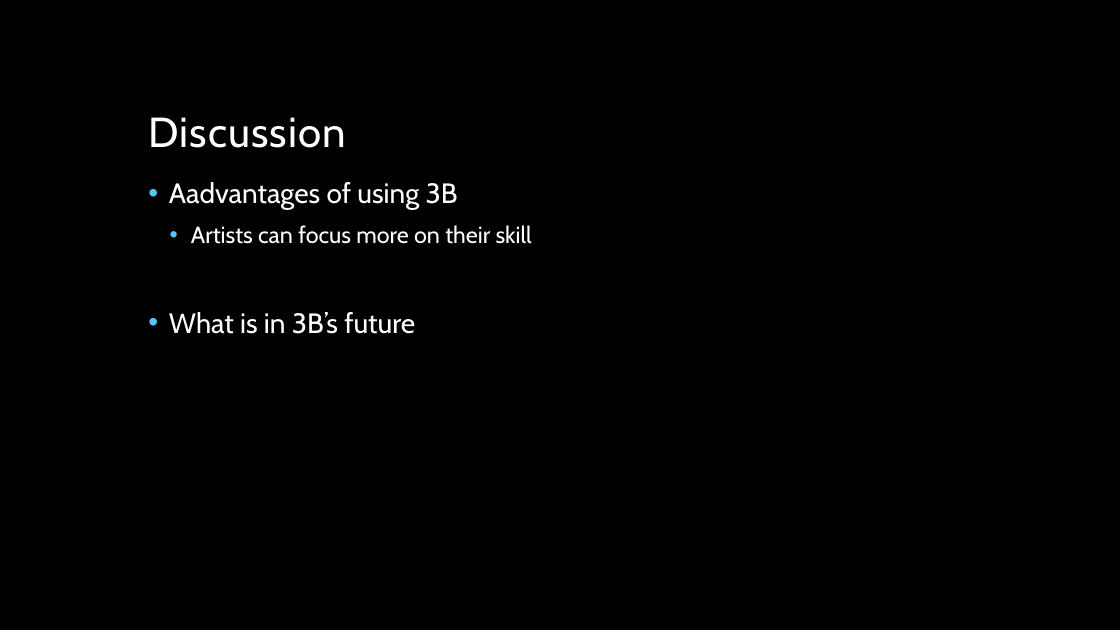
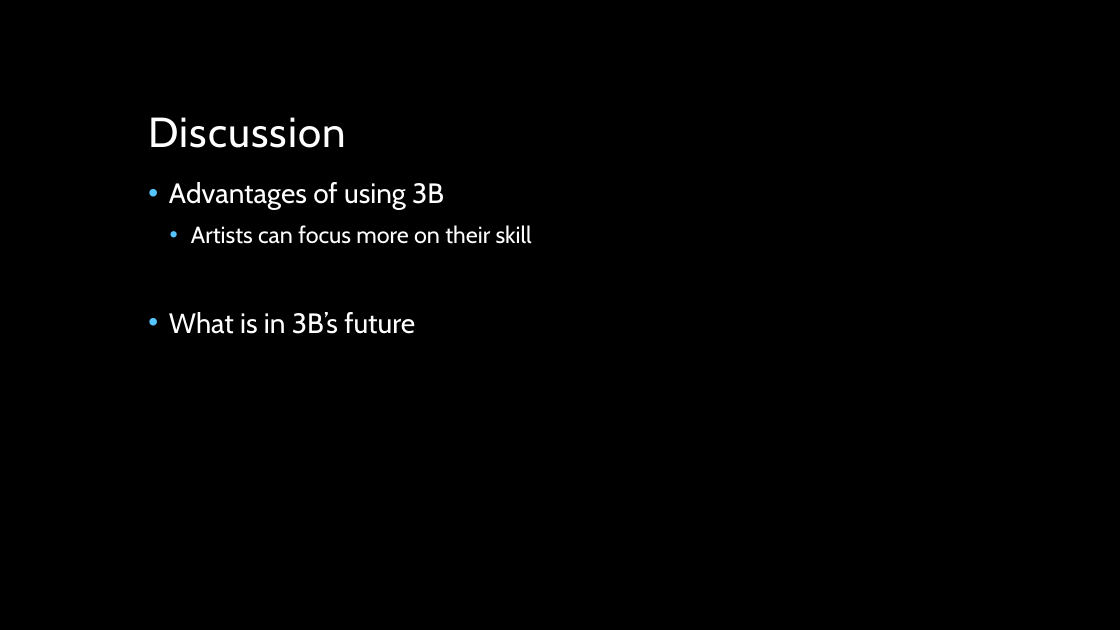
Before and after one commit to JoeyTatu/SoftwareProject-2019_20, a slide deck: slide 3 of Documents/3B - Mid Potint Presentation.pptx. Drawn at 1120x630 pixels with LibreOffice and Linux fonts; fonts in the diff are those of the drawing; background and template pictures are left out. Boxes give left, top, right and bottom in pixels: in the first picture for what was removed or moved away, otherwise in the second. Text is boxed around its words. In the diff, an @@ line names an element or a change of style, - is before the commit and + after.

```diff
--- a/Documents/3B - Mid Potint Presentation.pptx
+++ b/Documents/3B - Mid Potint Presentation.pptx
@@ text at [169, 182, 444, 209]: text changed @@
-• Aadvantages of using 3B
+• Advantages of using 3B
```
Also in this commit, not shown: 3 other files.
